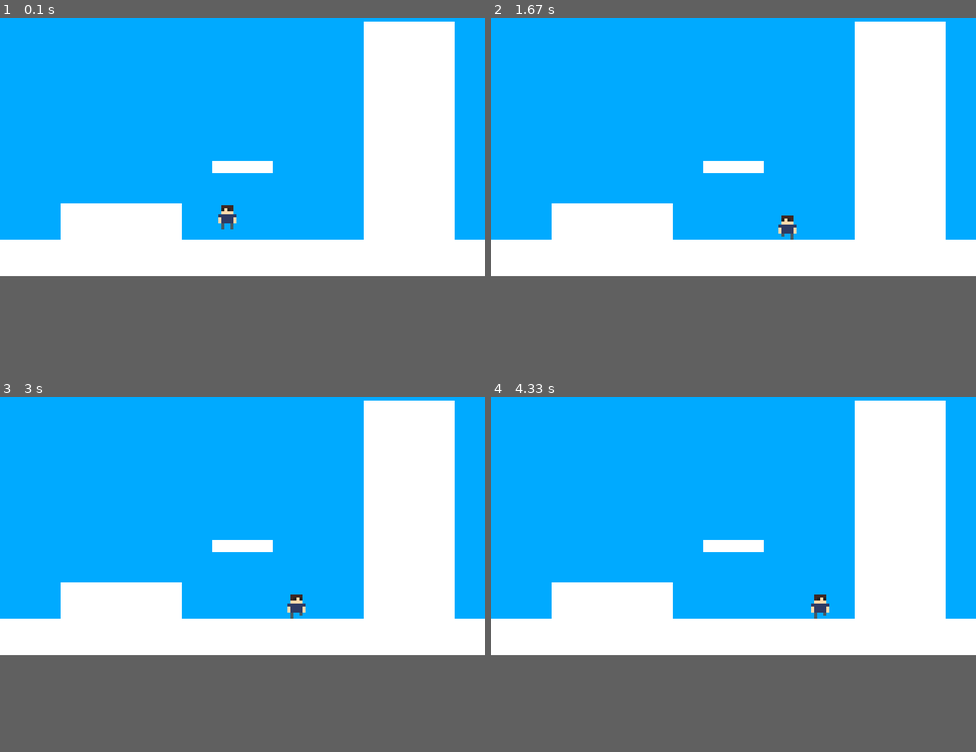
Above: before the commit, frames 1-4 (two rows, left to right).
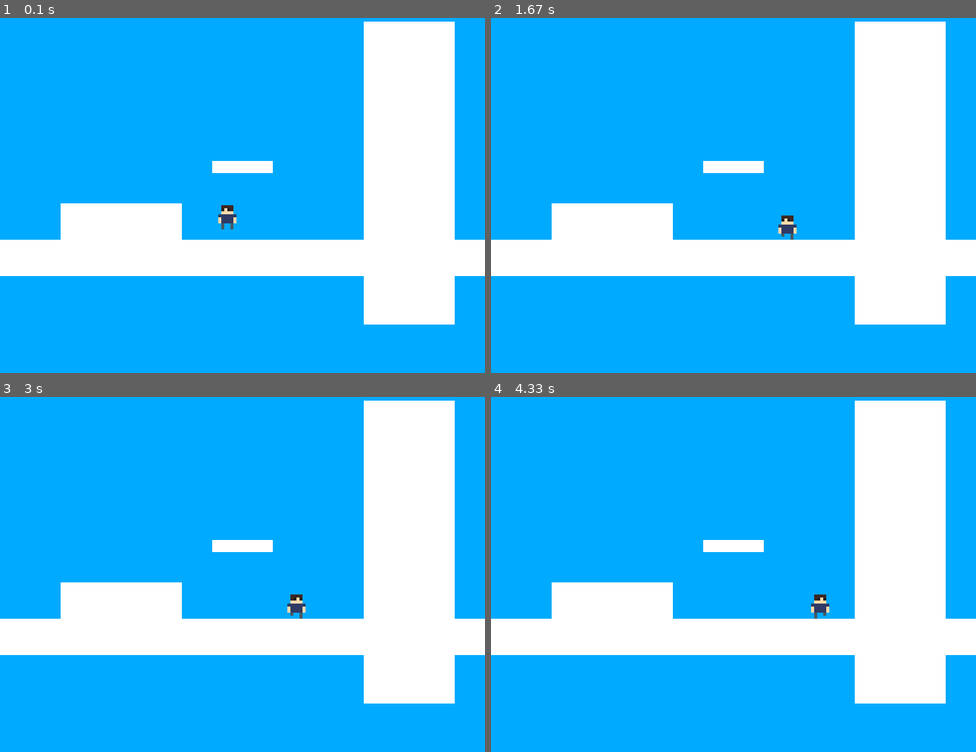
Above: after the commit, the same moments.

Repository: Maruselo/Pygame-Project
Game: pygame game, started from Rowan Quest/rowanquest.py
Same seed, same stepped clock (60 frames per second), same inputs: the game is played once before the commit and once after it.
Inputs:
- Up to frame 1 (0.1 s): no input
- Up to frame 2 (1.67 s): hold Right 0.33-0.8 s; hold Right 0.83-1.3 s; hold Left from 1.33 s (still down)
- Up to frame 3 (3 s): release Left at 1.87 s; hold Left 1.9-2.3 s; hold Right 2.33-2.97 s
- Up to frame 4 (4.33 s): hold Left 3-3.47 s; hold Right 3.5-3.97 s; hold Right from 4 s (still down)
In our replay, the window is 800x640 before the commit and 800x800 after it. These sizes can differ from the game's own. Grey fills any space a smaller window leaves; there, only what the larger window draws over its background counts as a difference.

The runs differ from the first frame. In frame 1, 2.6% of the frame differs, in the area x 75-94%, y 72-87%; in frame 2, 2.6%; in frame 3, 2.6%, in the area x 59-94%, y 61-87%; in frame 4, 2.6%.

Commit message:
Add files via upload

Diff:
--- a/Rowan Quest/rowanquest.py
+++ b/Rowan Quest/rowanquest.py
@@ -4,7 +4,10 @@
 
 FPS = 60
 WINWIDTH = 800
-WINHEIGHT = 640
+WINHEIGHT = 800
+PLAYERHEIGHT = 8
+PLAYERWIDTH = 6
+TILESIZE = 8
 PLAYERSIZEX = 30
 PLAYERSIZEY = 40
 SPAWNPOINT = (360, 520)
@@ -30,20 +33,21 @@
     global FPSCLOCK, DISPLAYSURF, animation_frames
     pygame.init()
     FPSCLOCK = pygame.time.Clock()
-
     DISPLAYSURF = pygame.display.set_mode((WINWIDTH, WINHEIGHT))
     pygame.display.set_caption("Rowan Quest")
     DISPLAYSURF.fill(BGCOLOR)
 
     animation_frames = {}
     animation_database = {'idle':   load_animation('animations/idle', [100, 10]),
-                          'walk':   load_animation('animations/walk', [5, 8, 8]),
+                          'walk':   load_animation('animations/walk', [5, 10, 10]),
                           'charge': load_animation('animations/charge', [1]),
                           'jump':   load_animation('animations/jump', [1]),
                           'bounce': load_animation('animations/bounce', [1]),
                           'crash':  load_animation('animations/crash', [1])
                           }
 
+    game_map = load_map('tilemaps/map0')
+    print(game_map)
     tiles = [pygame.Rect(0, 580, WINWIDTH, 60), pygame.Rect(100, 520, 200, 100), pygame.Rect(350, 450, 100, 20), pygame.Rect(600, 220, 150, 500)]
     player = {'surface': None,
               'facing': LEFT,
@@ -221,6 +225,17 @@
         FPSCLOCK.tick(FPS)
 
 
+def load_map(path):
+    map_file = open(path + ".txt", 'r')
+    map_data = map_file.read()
+    map_file.close()
+    map_data = map_data.split("\n")
+    game_map = []
+    for row in map_data:
+        game_map.append(list(row))
+
+    return game_map
+
 def load_animation(path, frame_durations):
     global animation_frames
     animation_name = path.split('/')[-1]
--- /dev/null
+++ b/Rowan Quest/tilemaps/map0.txt
@@ -0,0 +1,20 @@
+00000000000000000000
+00000000000000000000
+00000000000000000000
+00000000000000000000
+00000000000000000000
+00000000000000000000
+00000000000000000000
+00000000000000000000
+00000000000000000000
+00000000000000000000
+00000000000000000000
+00000000000000000000
+00000000000000000000
+11100000000000000111
+11100000000000000111
+11100000000000000111
+11100000000000000111
+11100000000000000111
+11111111111111111111
+11111111111111111111
Binary file added: Rowan Quest/tiles/backgrounds/bg0.png
Binary file added: Rowan Quest/tiles/platforms/bottom.png
Binary file added: Rowan Quest/tiles/platforms/bottomleft.png
Binary file added: Rowan Quest/tiles/platforms/bottomright.png
Binary file added: Rowan Quest/tiles/platforms/center.png
Binary file added: Rowan Quest/tiles/platforms/invbottomleft.png
Binary file added: Rowan Quest/tiles/platforms/invbottomright.png
Binary file added: Rowan Quest/tiles/platforms/invtopleft.png
Binary file added: Rowan Quest/tiles/platforms/invtopright.png
Binary file added: Rowan Quest/tiles/platforms/left.png
Binary file added: Rowan Quest/tiles/platforms/right.png
Binary file added: Rowan Quest/tiles/platforms/top.png
(and 2 more such lines)
